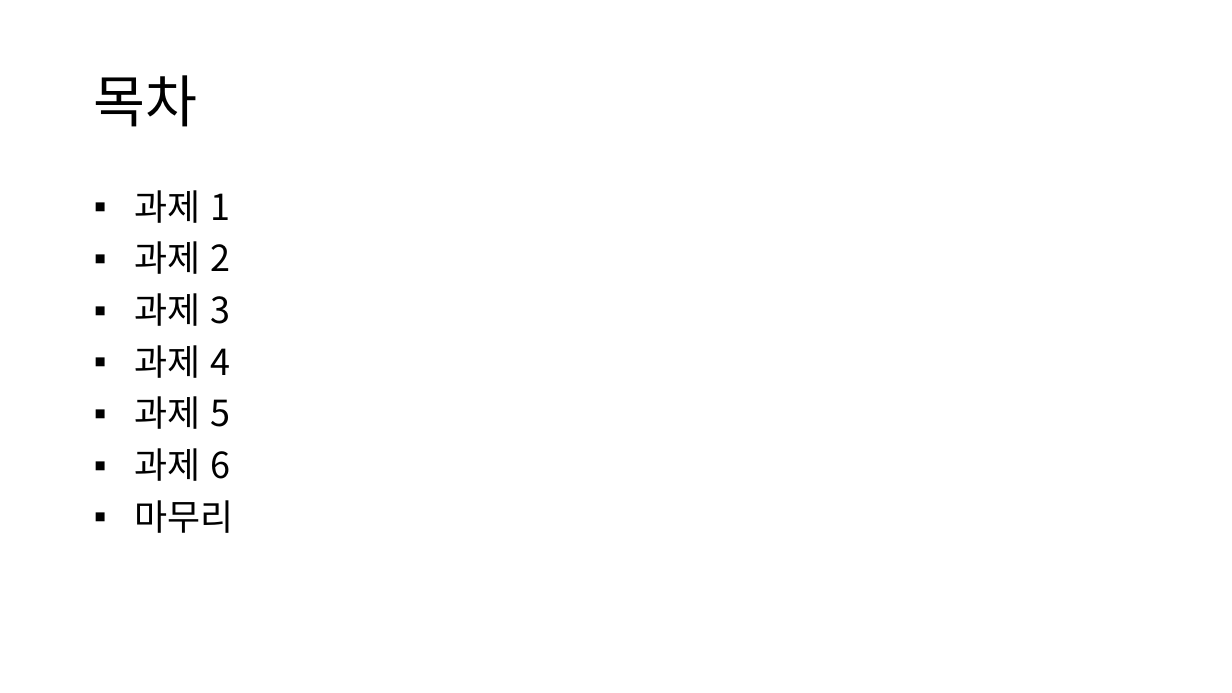
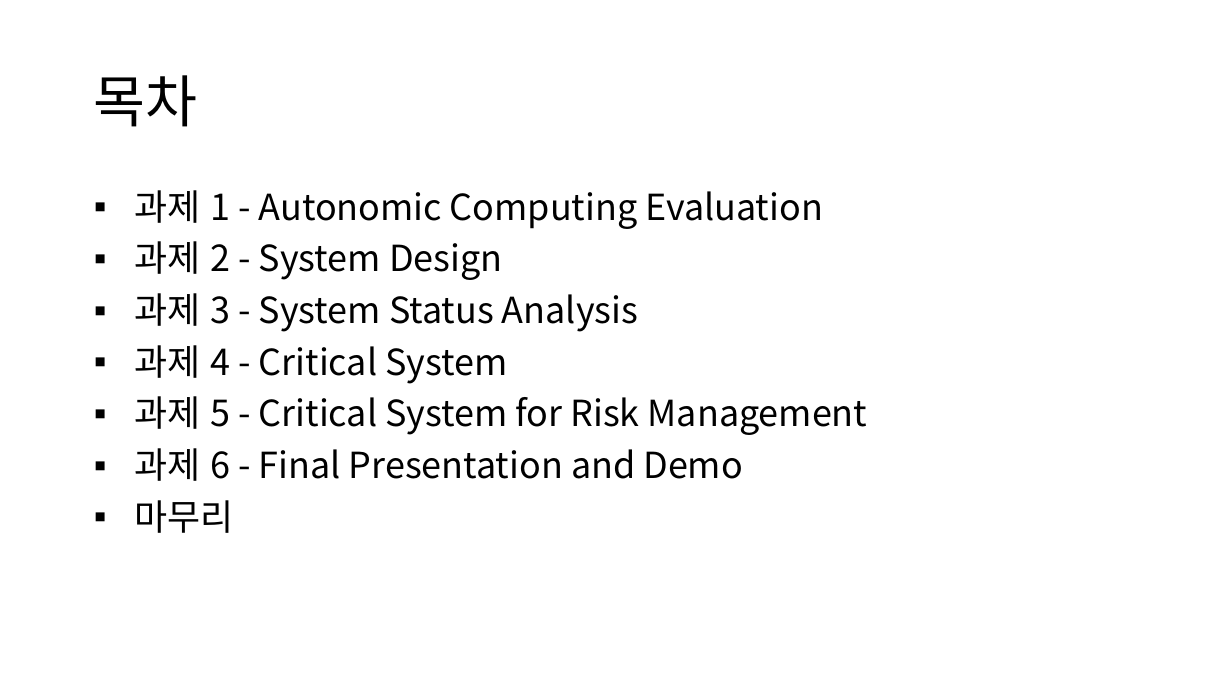
Before and after one commit to TUK-pedestrianSafety/document, a slide deck: slide 2 of ppt/소프트웨어 응용설계 발표자료.pptx. Drawn at 1232x693 pixels with LibreOffice and Linux fonts; fonts in the diff are those of the drawing. Boxes give left, top, right and bottom in pixels: in the first picture for what was removed or moved away, otherwise in the second. Text is boxed around its words. In the diff, an @@ line names an element or a change of style, - is before the commit and + after.

```diff
--- a/ppt/소프트웨어 응용설계 발표자료.pptx
+++ b/ppt/소프트웨어 응용설계 발표자료.pptx
@@ text at (134, 190, 868, 481): text changed @@
-▪ 과제 1
-▪ 과제 2
-▪ 과제 3
-▪ 과제 4
-▪ 과제 5
-▪ 과제 6
+▪ 과제 1 - Autonomic Computing Evaluation
+▪ 과제 2 - System Design
+▪ 과제 3 - System Status Analysis
+▪ 과제 4 - Critical System
+▪ 과제 5 - Critical System for Risk Management
+▪ 과제 6 - Final Presentation and Demo
```
Also in this commit, not shown: 11 other slides changed, 32 slides added, 3 other files.
